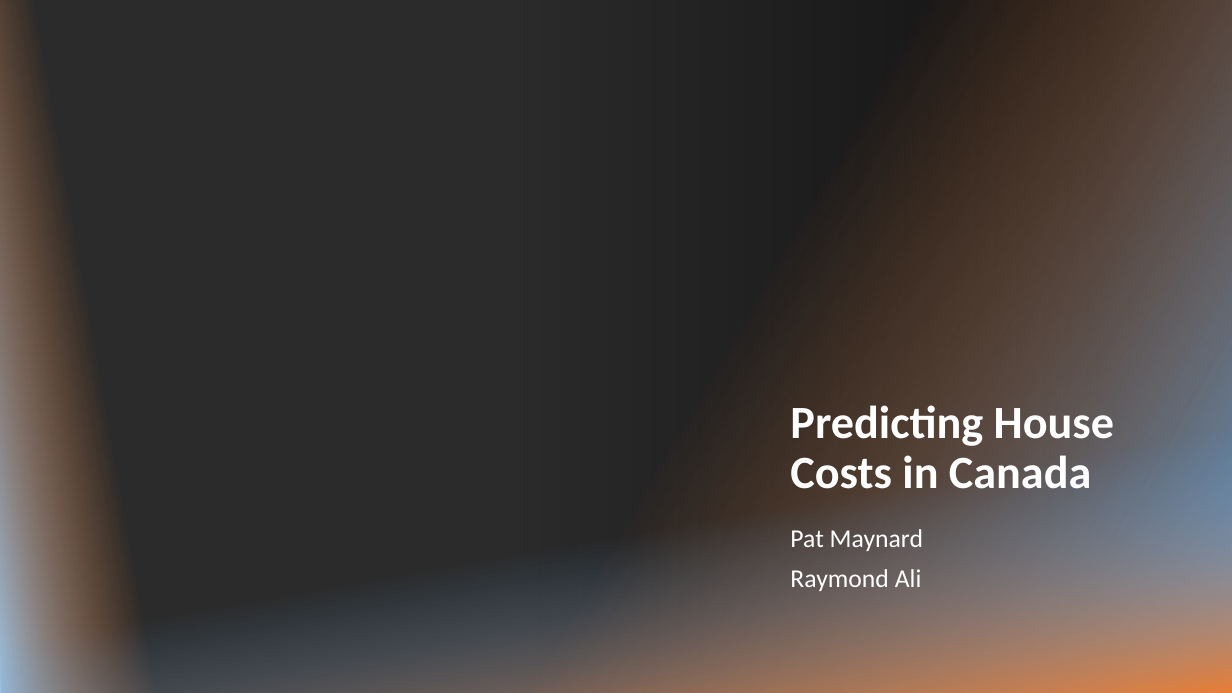
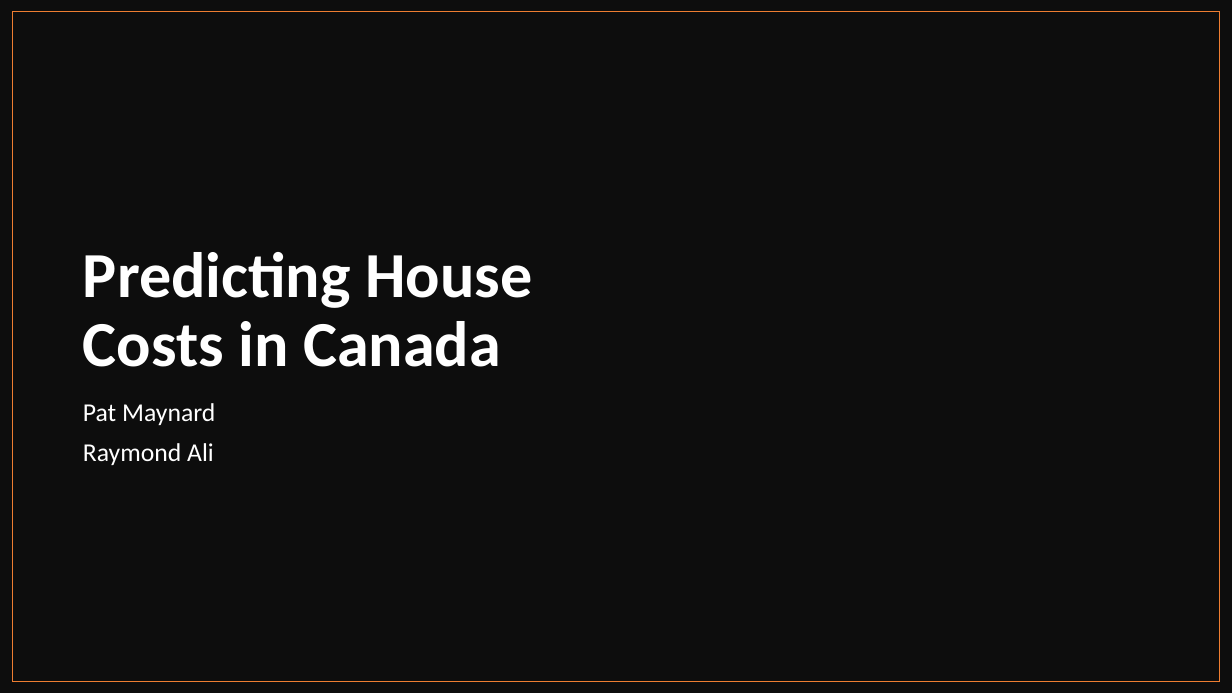
Before and after one commit to PMcTwist/Machine_Learn_Project, a slide deck: slide 1 of Presentation/ALI_Raymond_MAYNARD_Patrick_GENG4500_Final_presentation_2024.pptx. Drawn at 1232x693 pixels with LibreOffice and Linux fonts; fonts in the diff are those of the drawing; background and template pictures are left out; a plain dark background stands for a picture behind light text. Boxes give left, top, right and bottom in pixels: in the first picture for what was removed or moved away, otherwise in the second. Text is boxed around its words. In the diff, an @@ line names an element or a change of style, - is before the commit and + after.

Commit message:
-Added design to slides -Added slides outline -Added video to slides -Added embedded excel sheet to slide
P@

```diff
--- a/Presentation/ALI_Raymond_MAYNARD_Patrick_GENG4500_Final_presentation_2024.pptx
+++ b/Presentation/ALI_Raymond_MAYNARD_Patrick_GENG4500_Final_presentation_2024.pptx
@@ rectangle at box(0, 0, 1232, 693): fill gradient #000000 to #0D0D0D; rotation 180 to 0 degrees @@
@@ rectangle removed at box(0, 0, 244, 693) @@
@@ rectangle added at box(13, 12, 1220, 682), outline #ED7D31 1 pt @@
@@ rectangle removed at box(528, 0, 1232, 693) @@
@@ title "Predicting House Costs in Canada": place and size @@
-title "Predicting House Costs in Canada" at box(790, 405, 1114, 489)
+title "Predicting House Costs in Canada" at box(83, 252, 532, 367)
@@ title "Predicting House Costs in Canada" at box(83, 252, 532, 367): size 36 to 50 pt @@
@@ rectangle removed at box(3, 407, 1232, 693) @@
@@ subtitle "Pat Maynard": place and size @@
-subtitle "Pat Maynard" at box(790, 529, 923, 591)
+subtitle "Pat Maynard" at box(83, 403, 215, 465)
```
Also in this commit, not shown: 8 other slides changed, 1 slide added.
